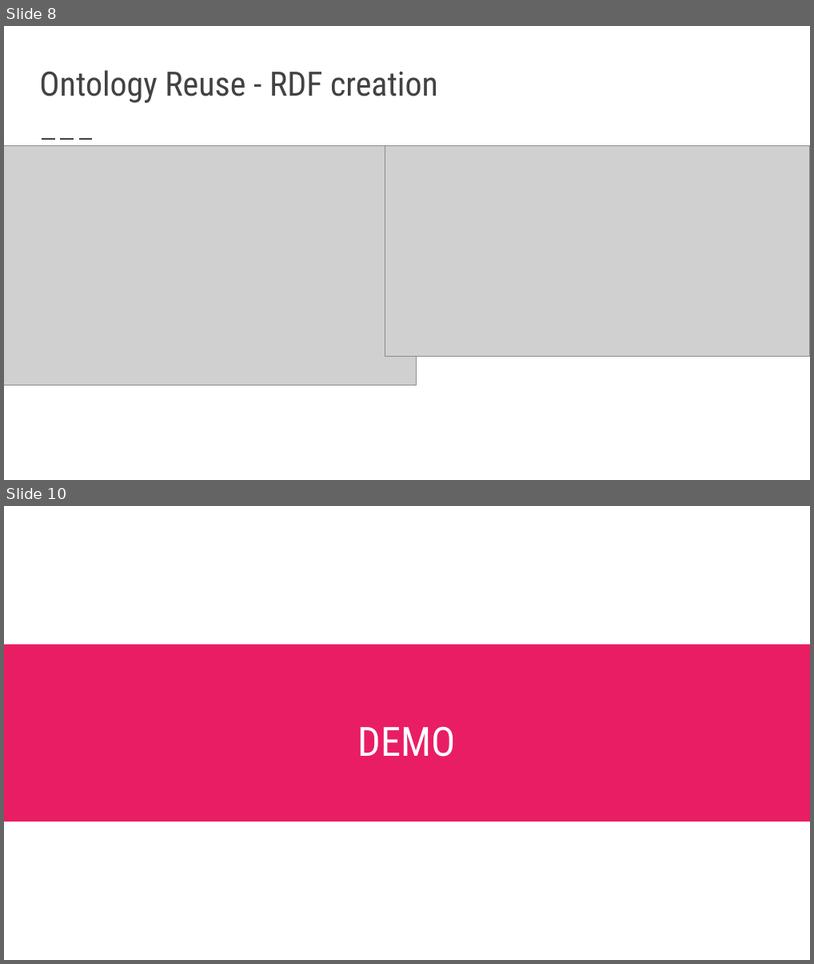
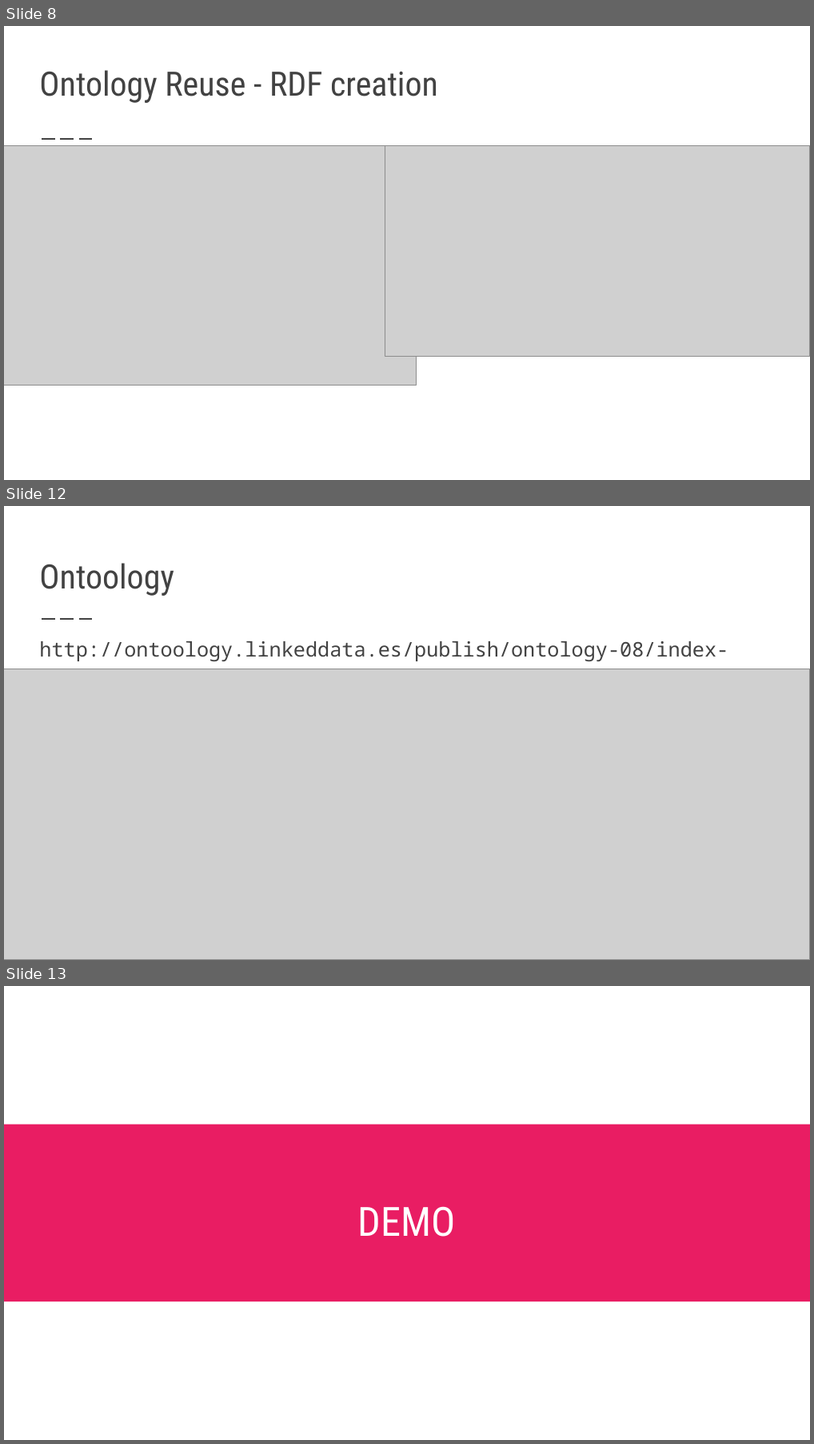
Before and after one commit to FacultadInformatica-LinkedData/Curso2017-2018, a slide deck: HandsOn/Group08/presentacion.pptx. Shown one above the other, each under a label of ours: slides 8 and 10 before the commit, slides 8, 12 and 13 after it; the slides between them are not shown. The pictures are 814x964 and 814x1444 pixels, drawn with LibreOffice and Linux fonts; fonts in the diff are those of the drawing; grey boxes stand for pictures. Boxes give left, top, right and bottom in pixels: in the first picture for what was removed or moved away, otherwise in the second. Text is boxed around its words. In the diff, an @@ line names an element or a change of style, - is before the commit and + after.

```diff
--- a/HandsOn/Group08/presentacion.pptx
+++ b/HandsOn/Group08/presentacion.pptx
@@ slide 12 added at bbox=[4, 506, 810, 960], background #FFFFFF; not listed: 1 template element that a slide beside it also shows @@
@@ title added at bbox=[39, 563, 174, 596], 30 pt, text #424242 @@
+Ontoology
@@ text added at bbox=[39, 641, 729, 669], 18 pt, text #424242 @@
+http://ontoology.linkeddata.es/publish/ontology-08/index-en.html
@@ picture added at bbox=[4, 669, 810, 959] @@
@@ what was slide 10 is now slide 13 @@
```
Also in this commit, not shown: 3 slides changed, 3 other slides added, 1 other file.
